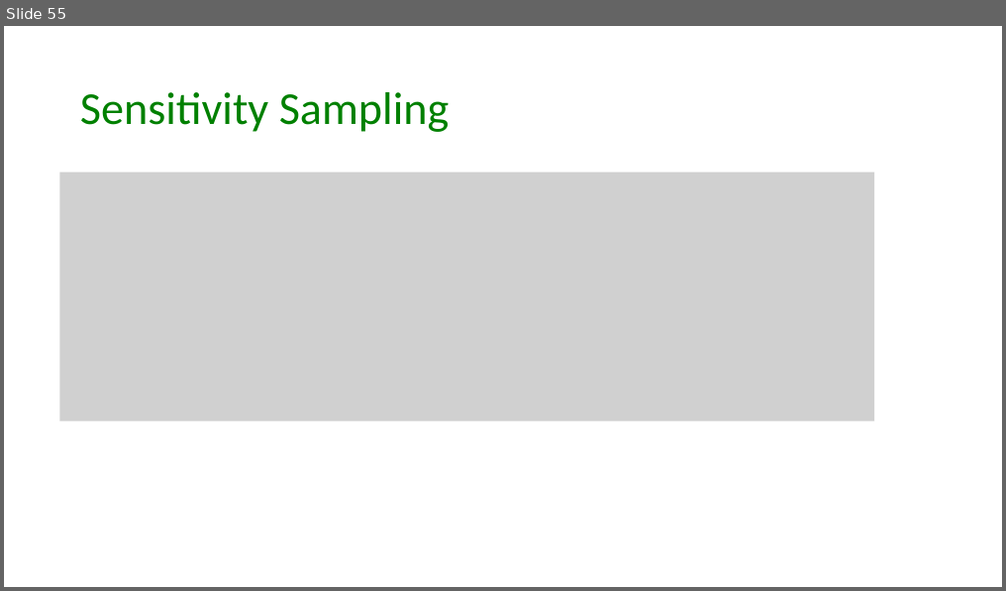
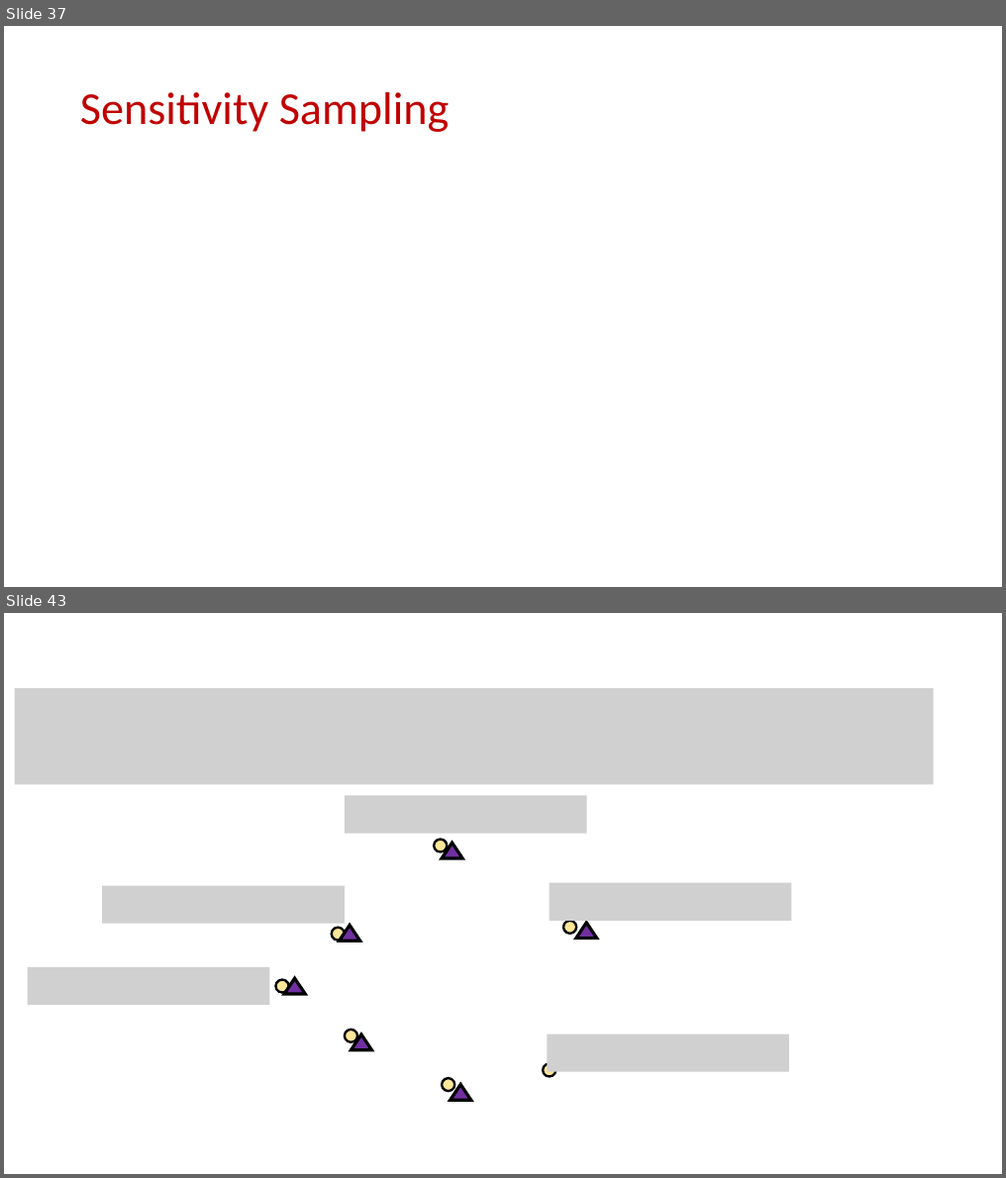
Before and after one commit to samsonzhou/samsonzhou.github.io, a slide deck: CSCE689-23/L22.pptx. Shown one above the other, each under a label of ours: slide 55 before the commit, slides 37 and 43 after it; the slides between them are not shown. The pictures are 1006x591 and 1006x1178 pixels, drawn with LibreOffice and Linux fonts; fonts in the diff are those of the drawing; grey boxes stand for pictures. Boxes give left, top, right and bottom in pixels: in the first picture for what was removed or moved away, otherwise in the second. Text is boxed around its words. In the diff, an @@ line names an element or a change of style, - is before the commit and + after.

```diff
--- a/CSCE689-23/L22.pptx
+++ b/CSCE689-23/L22.pptx
@@ slide 43 added at (x1=4, y1=613, x2=1002, y2=1174), background #FFFFFF @@
@@ picture added at (x1=15, y1=688, x2=933, y2=785) @@
@@ picture added at (x1=345, y1=796, x2=587, y2=833) @@
@@ ellipse added at (x1=434, y1=839, x2=447, y2=852), fill #FFE699, outline #000000 2.25 pt @@
@@ triangle added at (x1=442, y1=843, x2=463, y2=859), fill #7030A0, outline #000000 3 pt @@
@@ picture added at (x1=102, y1=886, x2=345, y2=924) @@
@@ picture added at (x1=549, y1=883, x2=792, y2=921) @@
@@ ellipse added at (x1=331, y1=928, x2=344, y2=940), fill #FFE699, outline #000000 2.25 pt @@
@@ triangle added at (x1=340, y1=925, x2=360, y2=941), fill #7030A0, outline #000000 3 pt @@
@@ ellipse added at (x1=563, y1=921, x2=576, y2=934), fill #FFE699, outline #000000 2.25 pt @@
@@ triangle added at (x1=576, y1=923, x2=597, y2=939), fill #7030A0, outline #000000 3 pt @@
@@ picture added at (x1=27, y1=967, x2=269, y2=1005) @@
@@ ellipse added at (x1=275, y1=980, x2=288, y2=992), fill #FFE699, outline #000000 2.25 pt @@
@@ triangle added at (x1=284, y1=978, x2=305, y2=994), fill #7030A0, outline #000000 3 pt @@
@@ ellipse added at (x1=345, y1=1030, x2=357, y2=1043), fill #FFE699, outline #000000 2.25 pt @@
@@ triangle added at (x1=351, y1=1035, x2=372, y2=1051), fill #7030A0, outline #000000 3 pt @@
@@ picture added at (x1=547, y1=1035, x2=789, y2=1072) @@
@@ ellipse added at (x1=442, y1=1078, x2=454, y2=1091), fill #FFE699, outline #000000 2.25 pt @@
@@ triangle added at (x1=450, y1=1084, x2=471, y2=1100), fill #7030A0, outline #000000 3 pt @@
@@ ellipse added at (x1=543, y1=1064, x2=555, y2=1077), fill #FFE699, outline #000000 2.25 pt @@
@@ what was slide 55 is now slide 37 @@
@@ slide 37 changed as well @@
@@ title "Sensitivity Sampling" at (x1=80, y1=92, x2=450, y2=132): text colour #008000 to #C00000 @@
@@ picture removed at (x1=60, y1=172, x2=874, y2=421) @@
```
Also in this commit, not shown: 23 other slides added, 35 slides removed, 2 other files.
